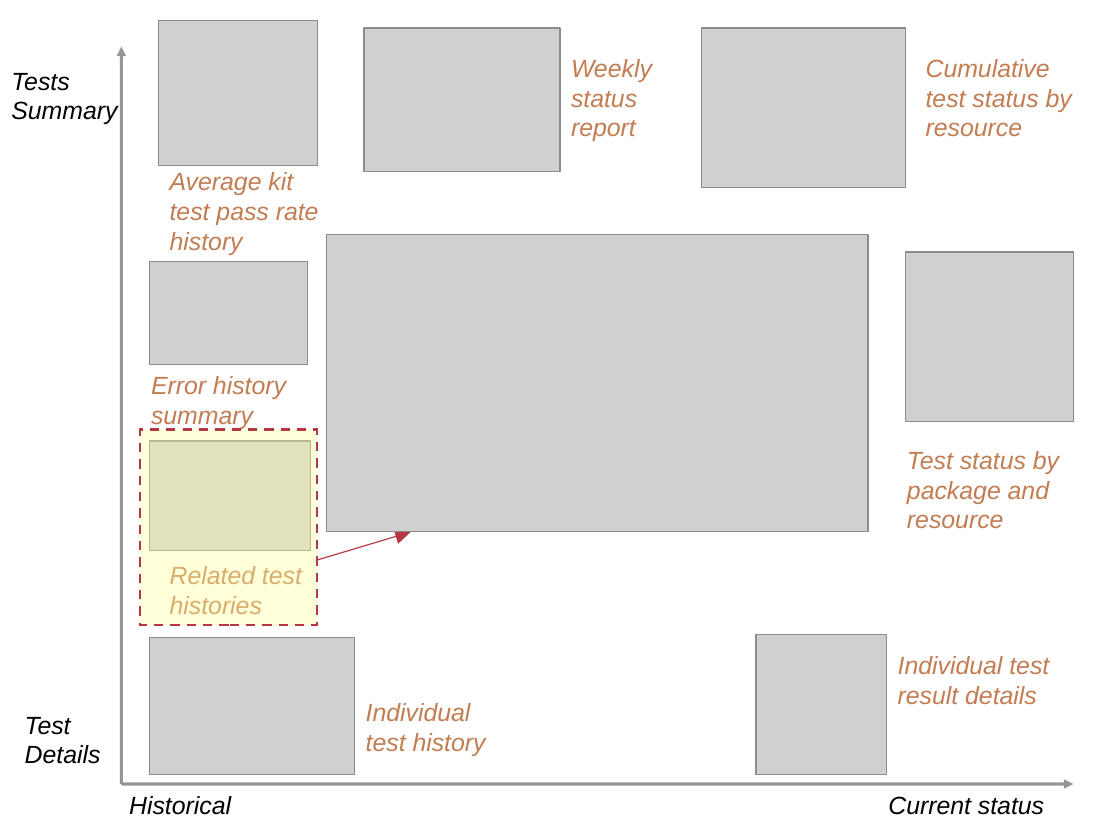
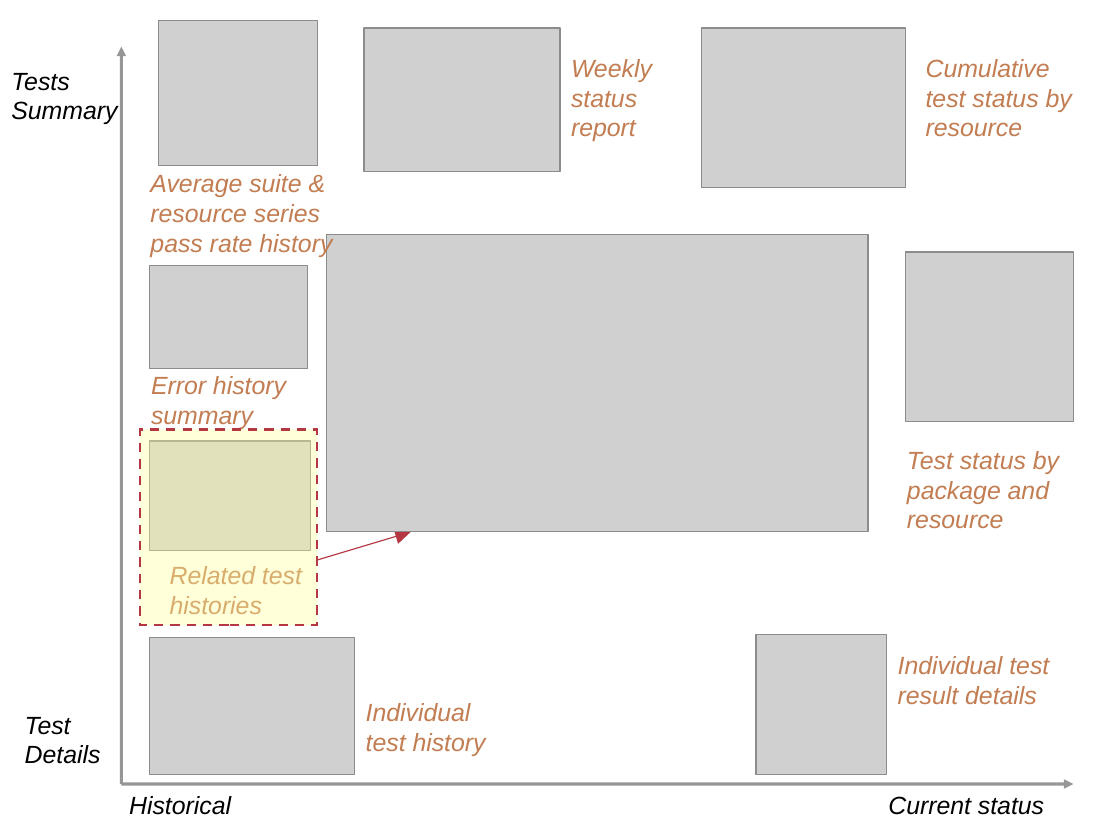
Before and after one commit to IncaProject/inca-xsede, a slide deck: slide 18 of talks/2008workshop/consumer.ppt. Drawn at 1120x840 pixels with LibreOffice and Linux fonts; fonts in the diff are those of the drawing; grey boxes stand for pictures. Boxes give left, top, right and bottom in pixels: in the first picture for what was removed or moved away, otherwise in the second. Text is boxed around its words. In the diff, an @@ line names an element or a change of style, - is before the commit and + after.

```diff
--- a/talks/2008workshop/consumer.ppt
+++ b/talks/2008workshop/consumer.ppt
@@ text at [150, 174, 332, 258]: text changed @@
-Average kit test pass rate history
+Average suite & resource series pass rate history
@@ picture: place and size @@
-picture at [149, 261, 308, 364]
+picture at [149, 265, 308, 368]
```
Also in this commit, not shown: 7 other slides changed, 19 slides added, 15 slides removed.
